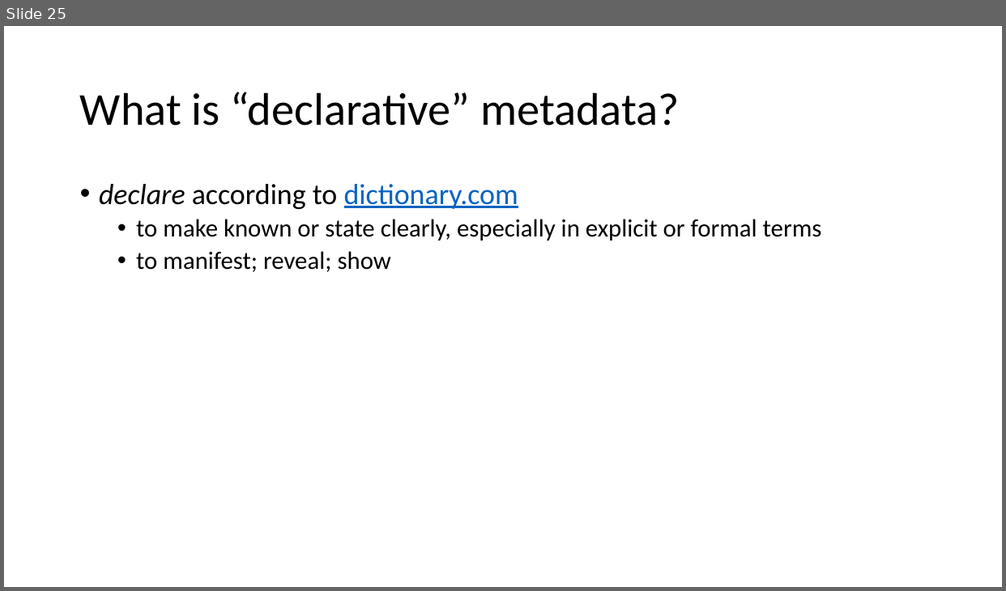
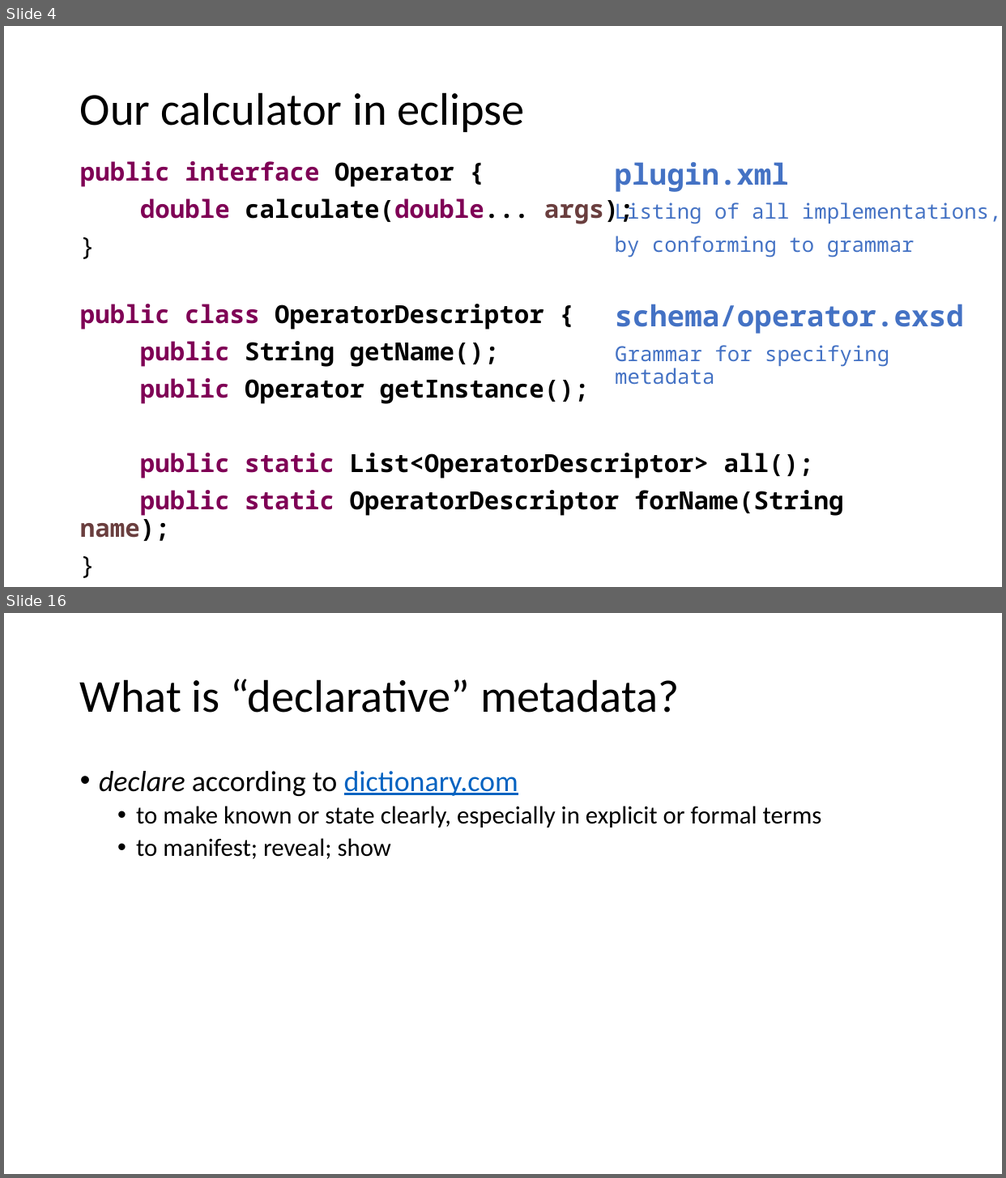
Before and after one commit to diffplug/sockets-and-plugs, a slide deck: Sockets and Plugs.pptx. Shown one above the other, each under a label of ours: slide 25 before the commit, slides 4 and 16 after it; the slides between them are not shown. The pictures are 1006x591 and 1006x1178 pixels, drawn with LibreOffice and Linux fonts; fonts in the diff are those of the drawing. Boxes give left, top, right and bottom in pixels: in the first picture for what was removed or moved away, otherwise in the second. Text is boxed around its words. In the diff, an @@ line names an element or a change of style, - is before the commit and + after.

```diff
--- a/Sockets and Plugs.pptx
+++ b/Sockets and Plugs.pptx
@@ slide 4 added at [4, 26, 1002, 587], background #FFFFFF @@
@@ title added at [80, 92, 525, 132], 44 pt, text #000000 @@
+Our calculator in eclipse
@@ text added at [80, 161, 634, 224], 24 pt, text #7F0055, bold @@
+public interface Operator {
+double calculate(double... args);
+}
@@ text added at [615, 162, 1002, 258], 20 pt, text #4472C4 @@
+plugin.xml
+Listing of all implementations,
+by conforming to grammar
@@ text added at [80, 304, 844, 541], 24 pt, text #000000, bold @@
+public class OperatorDescriptor {
+public String getName();
+public Operator getInstance();
+public static List<OperatorDescriptor> all();
+public static OperatorDescriptor forName(String name);
+}
@@ text added at [615, 304, 963, 385], 20 pt, text #4472C4 @@
+schema/operator.exsd
+Grammar for specifying metadata
@@ what was slide 25 is now slide 16 @@
```
Also in this commit, not shown: 11 slides changed, 8 other slides added, 5 slides removed.
